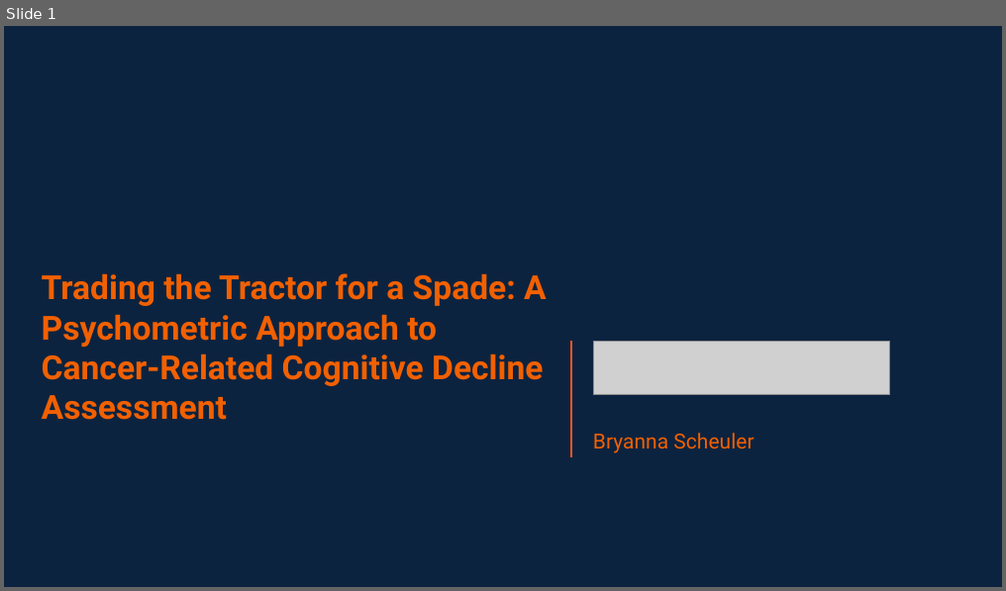
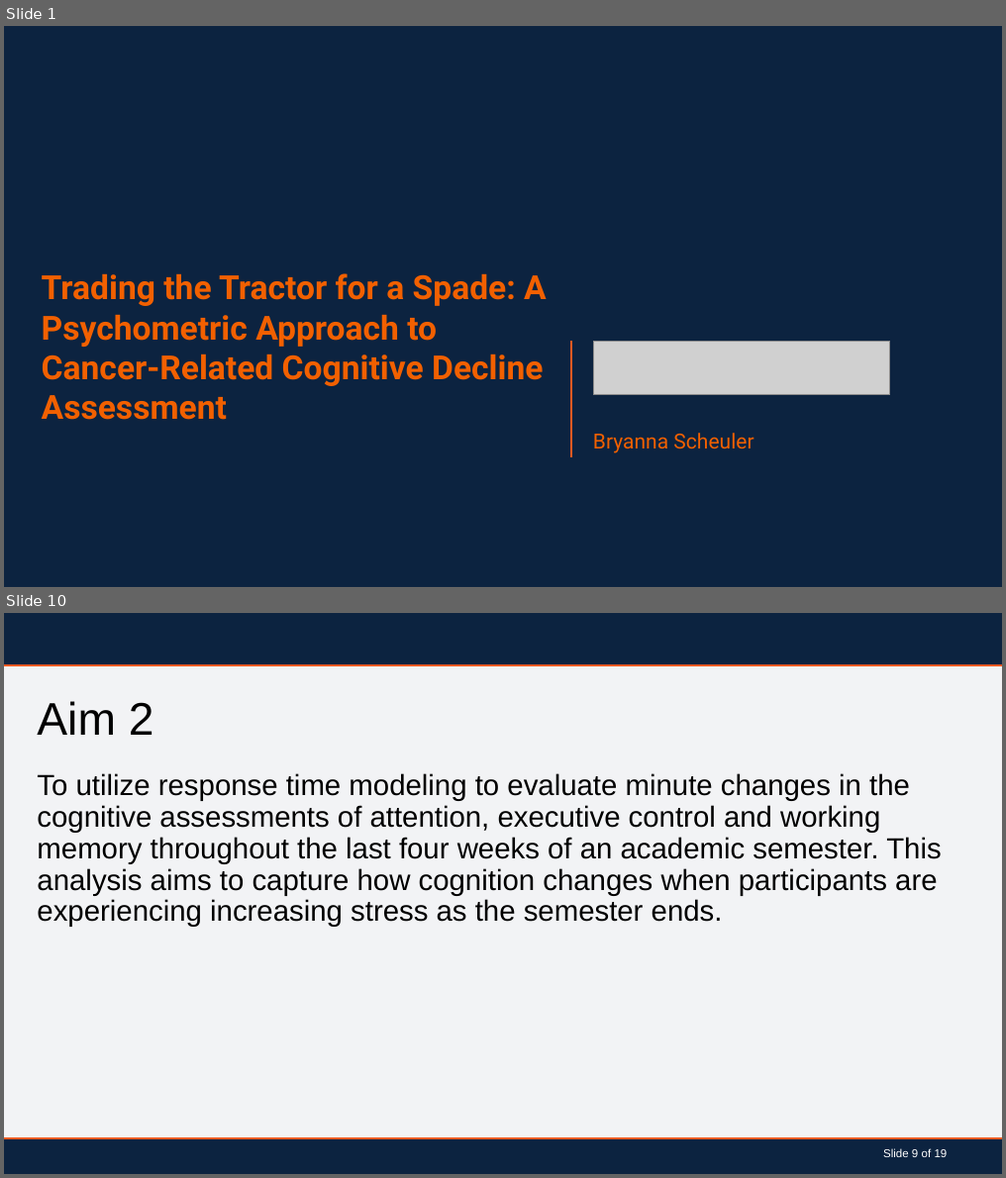
Before and after one commit to BLScheuler/Dissertation, a slide deck: Dissertation_PowerPoint.pptx. Shown one above the other, each under a label of ours: slide 1 before the commit, slides 1 and 10 after it; the slides between them are not shown. The pictures are 1006x591 and 1006x1178 pixels, drawn with LibreOffice and Linux fonts; fonts in the diff are those of the drawing; grey boxes stand for pictures; background and template pictures are left out. Boxes give left, top, right and bottom in pixels: in the first picture for what was removed or moved away, otherwise in the second. Text is boxed around its words. In the diff, an @@ line names an element or a change of style, - is before the commit and + after.

```diff
--- a/Dissertation_PowerPoint.pptx
+++ b/Dissertation_PowerPoint.pptx
@@ slide 10 added at (x1=4, y1=613, x2=1002, y2=1174), background #FFFFFF; not listed: 5 template elements that a slide beside it also shows @@
@@ title added at (x1=37, y1=701, x2=154, y2=735), 44 pt, text #000000 @@
+Aim 2
@@ text added at (x1=37, y1=773, x2=942, y2=927), 28 pt, text #000000 @@
+To utilize response time modeling to evaluate minute changes in the cognitive assessments of attention, executive control and working memory throughout the last four weeks of an academic semester. This analysis aims to capture how cognition changes when participants are experiencing increasing stress as the semester ends.
@@ text added at (x1=883, y1=1149, x2=947, y2=1157), 11 pt, text #FFFFFF @@
+Slide 9 of 19
```
Also in this commit, not shown: 12 slides changed, 6 other slides added.
